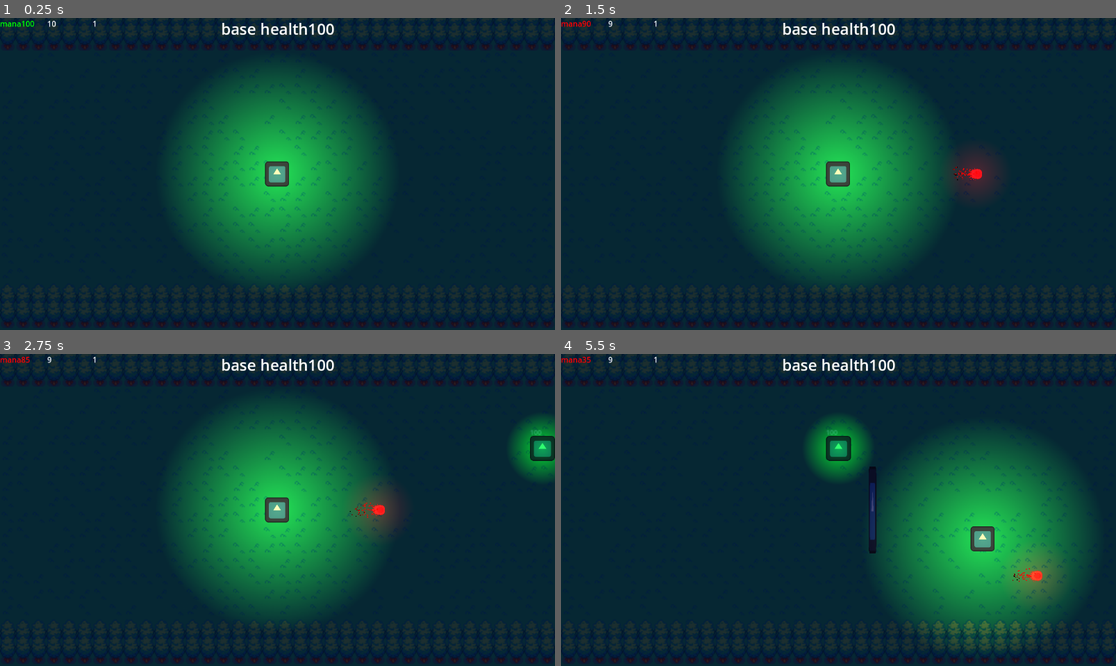
Above: before the commit, frames 1-4 (two rows, left to right).
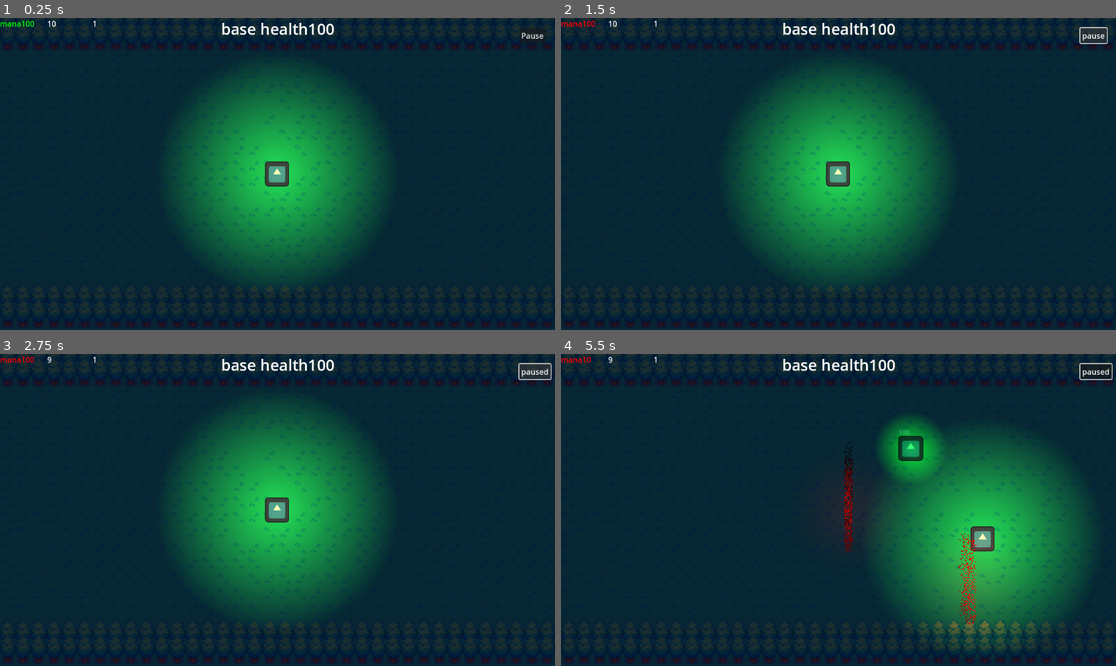
Above: after the commit, the same moments.

Repository: axel-bromee/pirp
Game: Godot game, scene res://scens/map.tscn
Two runs of this game, one before a commit and one after it. Both use one fixed random seed, a clock stepped at 60 frames per second and the inputs below. The engine's default icon, where the game draws it, is replaced by a stand-in: a white triangle on a blue panel in a dark square.
Inputs (mouse positions are in pixels of both pictures, inside the frame that each line leads up to):
- Up to frame 1 (0.25 s): no input
- Up to frame 2 (1.5 s): click (1093, 36) at 0.5 s, where only the run after the commit has a clickable "Pause"; click (1093, 36) at 1.25 s, where only the run after the commit has a clickable "paused"
- Up to frame 3 (2.75 s): click (532, 372) at 2 s, where only the run after the commit has a clickable "pause"
- Up to frame 4 (5.5 s): move the mouse to (960, 494) at 2.77 s; hold D (right) 2.78-3.53 s; hold Right mouse button (second_shot) 2.78-3.53 s; move the mouse to (727, 525) at 3.52 s; hold S (down) 3.53-4.28 s; click (727, 525) at 3.6 s; move the mouse to (894, 441) at 4.27 s; hold D (right) 4.28-5.03 s; hold Right mouse button (second_shot) 4.28-5.03 s; move the mouse to (810, 572) at 5.02 s; hold W (up) from 5.03 s (still down); click (810, 572) at 5.1 s

The runs differ from the first frame. In frame 1, less than 0.1% of the frame differs, in the area x 93-98%, y 4-7%; in frame 2, 1.3%; in frame 3, 2.6%; in frame 4, 5.9%, in the area x 3-100%, y 0-90%.

Commit message:
fix a lot of stuf amin fucked up

Diff:
--- a/scens/fire_wall.tscn
+++ b/scens/fire_wall.tscn
@@ -1,26 +1,38 @@
-[gd_scene load_steps=4 format=3 uid="uid://ckur3hlgvdu4l"]
+[gd_scene load_steps=5 format=3 uid="uid://ckur3hlgvdu4l"]
 
 [ext_resource type="Script" uid="uid://g11kkx3vyuct" path="res://scripts/fire_wall.gd" id="1_prufm"]
-[ext_resource type="Texture2D" uid="uid://bklgdptn4w8n6" path="res://art/icon.svg" id="2_4f1jb"]
+[ext_resource type="Texture2D" uid="uid://c2ddvfjcon80b" path="res://art/light.webp" id="2_prufm"]
 
 [sub_resource type="RectangleShape2D" id="RectangleShape2D_qwibi"]
 size = Vector2(6, 89.5)
 
+[sub_resource type="Gradient" id="Gradient_i33ux"]
+colors = PackedColorArray(1, 1, 1, 1, 0, 0, 0, 1)
+
 [node name="fire wall" type="Area2D"]
 script = ExtResource("1_prufm")
-
-[node name="Sprite2D" type="Sprite2D" parent="."]
-position = Vector2(-2.08616e-07, -8.34465e-07)
-scale = Vector2(0.0625, 0.703125)
-texture = ExtResource("2_4f1jb")
 
 [node name="CollisionShape2D" type="CollisionShape2D" parent="."]
 position = Vector2(0, 0.25)
 shape = SubResource("RectangleShape2D_qwibi")
 
+[node name="CPUParticles2D" type="CPUParticles2D" parent="."]
+amount = 700
+lifetime = 1.25
+emission_shape = 3
+emission_rect_extents = Vector2(4, 44)
+gravity = Vector2(0, -40)
+color = Color(1, 0, 0, 1)
+color_ramp = SubResource("Gradient_i33ux")
+
 [node name="shot_lifetime" type="Timer" parent="."]
 
 [node name="move_length" type="Timer" parent="."]
 
+[node name="PointLight2D" type="PointLight2D" parent="."]
+color = Color(1, 0, 0, 1)
+texture = ExtResource("2_prufm")
+texture_scale = 0.5
+
 [connection signal="timeout" from="shot_lifetime" to="." method="_on_shot_lifetime_timeout"]
 [connection signal="timeout" from="move_length" to="." method="_on_move_length_timeout"]
--- a/scens/goblin.tscn
+++ b/scens/goblin.tscn
@@ -11,6 +11,10 @@
 
 [sub_resource type="LabelSettings" id="LabelSettings_wlaj0"]
 font_size = 7
+
+[sub_resource type="Gradient" id="Gradient_rx6af"]
+offsets = PackedFloat32Array(0, 0.733333)
+colors = PackedColorArray(0.905882, 0, 0, 1, 0, 0, 0, 1)
 
 [node name="goblin" type="CharacterBody2D"]
 script = ExtResource("1_xmix8")
@@ -37,12 +41,23 @@
 
 [node name="PointLight2D" type="PointLight2D" parent="."]
 color = Color(0, 0.243137, 0, 1)
-energy = 4.0
 texture = ExtResource("3_rx6af")
 texture_scale = 0.3
 
 [node name="ivincebilyt_frames" type="Timer" parent="."]
 wait_time = 0.25
 
+[node name="CPUParticles2D" type="CPUParticles2D" parent="."]
+amount = 180
+lifetime = 0.7
+lifetime_randomness = 0.1
+emission_shape = 1
+emission_sphere_radius = 15.0
+direction = Vector2(0, -1)
+gravity = Vector2(-20, -50)
+scale_amount_max = 2.0
+color = Color(1, 0, 0, 1)
+color_ramp = SubResource("Gradient_rx6af")
+
 [connection signal="area_entered" from="hitbox" to="." method="_on_hitbox_area_entered"]
 [connection signal="timeout" from="ivincebilyt_frames" to="." method="_on_ivincebilyt_frames_timeout"]
--- a/scens/map.tscn
+++ b/scens/map.tscn
@@ -144,6 +144,7 @@
 size = Vector2(5.82258, 7.42589)
 
 [node name="map" type="Node2D"]
+process_mode = 1
 
 [node name="CanvasModulate" type="CanvasModulate" parent="."]
 color = Color(0.192157, 0.210147, 0.443733, 1)
@@ -209,6 +210,13 @@
 scale = Vector2(1, 1.01318)
 text = "10"
 
+[node name="PauseButton" type="Button" parent="CanvasLayer"]
+offset_left = 1078.0
+offset_top = 21.0
+offset_right = 1133.0
+offset_bottom = 52.0
+text = "Pause"
+
 [node name="barier" type="Node" parent="."]
 
 [node name="StaticBody2D" type="StaticBody2D" parent="barier"]
@@ -237,4 +245,10 @@
 position = Vector2(450, 0)
 
 [node name="base" parent="." instance=ExtResource("3_1qhvb")]
-position = Vector2(-312, -1)
+position = Vector2(-360, 0)
+
+[node name="enemies" type="Node2D" parent="."]
+
+[connection signal="mouse_entered" from="CanvasLayer/PauseButton" to="CharacterBody2D" method="_on_pause_button_mouse_entered"]
+[connection signal="mouse_exited" from="CanvasLayer/PauseButton" to="CharacterBody2D" method="_on_pause_button_mouse_exited"]
+[connection signal="pressed" from="CanvasLayer/PauseButton" to="spawner" method="_on_pause_button_pressed"]
--- a/scripts/base.gd
+++ b/scripts/base.gd
@@ -1,6 +1,7 @@
 extends Area2D
 @onready var label: Label = $"../CanvasLayer/Label"
 var health = 100
+var damage = 1000000
 
 
 func _process(_delta):
--- a/scripts/charecter.gd
+++ b/scripts/charecter.gd
@@ -66,3 +66,9 @@
 
 func _on_fire_coldown_timeout():
 	can_fire = true
+
+
+func _on_pause_button_mouse_entered() -> void:
+	can_fire = false
+func _on_pause_button_mouse_exited() -> void:
+	can_fire = true
--- a/scripts/goblin.gd
+++ b/scripts/goblin.gd
@@ -1,14 +1,21 @@
 extends CharacterBody2D
+class_name Goblin
 @onready var health_label: Label = $health
+@onready var point_light_2d: PointLight2D = $PointLight2D
+@onready var cpu_particles_2d: CPUParticles2D = $CPUParticles2D
 @onready var ivincebilyt_frames: Timer = $ivincebilyt_frames
+
+static var dead_goblins = 0
+
 var speed = 100
 var health = 100
 var damage = 25
+
 var can_take_damage = true
-
 var direction = Vector2.ZERO
 var burn_damage = 0
 var burn_time = 0
+var burning = false
 
 func _ready():
 	direction = (Vector2.LEFT).normalized()
@@ -17,6 +24,12 @@
 func _process(delta):
 	position += direction * speed * delta
 	health_label.text = str(int(health))
+	if burning:
+		point_light_2d.color = Color(1,0,0)
+		cpu_particles_2d.emitting = true
+	else:
+		point_light_2d.color = Color(0,1,0)
+		cpu_particles_2d.emitting = false
 	if health <= 0:
 		kill()
 
@@ -32,11 +45,14 @@
 		ivincebilyt_frames.start()
 
 func burn():
+	burning = true
 	for i in range(burn_time):
 		await get_tree().create_timer(0.5).timeout
 		health -= burn_damage
+	burning = false
 
 func kill():
+	dead_goblins += 1
 	queue_free()
 
 
--- a/scripts/spawner.gd
+++ b/scripts/spawner.gd
@@ -1,39 +1,63 @@
 extends Marker2D
 @onready var goblin_sceen = preload("res://scens/goblin.tscn")
 @onready var Goblin_script = preload("res://scripts/goblin.gd")
+@onready var pause_button: Button = $"../CanvasLayer/PauseButton"
 @onready var label_round: Label = $"../CanvasLayer/round"
 @onready var label_goblins: Label = $"../CanvasLayer/goblins"
 @onready var spawn_time: Timer = $spawn_interwal
 
 var rand_x
 var rand_y
+var paused = false
 
 var rounds = 1
 
 var goblins_extra = 0
-var goblins = 10
+var goblin_amount = 10
+var goblins_left = 10
 var spawn_interval = 5
 
 func _ready():
 	spawn_time.start(1)
 
+func check_if_all_enemies_dead():
+	if Goblin.dead_goblins == goblin_amount:
+		process_mode = Node.PROCESS_MODE_DISABLED
+
 @warning_ignore("unused_parameter")
 func _process(delta):
-	label_goblins.text = str(goblins)
+	label_goblins.text = str(goblins_left)
 	label_round.text = str(rounds)
-	if goblins == 0:
+	print(goblins_left)
+	print(get_parent().get_node("enemies").get_child_count())
+	if goblins_left == 0:
 		rounds += 1
 		goblins_extra += 5
-		goblins = 10 + goblins_extra
+		goblin_amount= 10 + goblins_extra
+		goblins_left = goblin_amount
+		Goblin.dead_goblins = 0
+
 
 func _on_spawn_interwal_timeout():
-	spawn_goblin()
+	if not paused:
+		spawn_goblin()
 
 func spawn_goblin():
-	goblins -= 1
+	goblins_left -= 1
 	var goblin = goblin_sceen.instantiate()
 	rand_y = randi_range(-0,0)
 	rand_x = randi_range(-100,100)
 	goblin.position = position + Vector2(rand_y,rand_x)
-	get_parent().add_child(goblin)
+	get_parent().get_node("enemies").add_child(goblin)
 	spawn_time.start(spawn_interval)
+
+
+func _on_pause_button_pressed() -> void:
+	if paused == false:
+		process_mode = Node.PROCESS_MODE_DISABLED
+		pause_button.text = "paused"
+		paused = true
+	elif paused == true:
+		process_mode = Node.PROCESS_MODE_ALWAYS
+		pause_button.text = "pause"
+		paused = false
Not shown: 1 places in scens/goblin.tscn that only renumber resources
